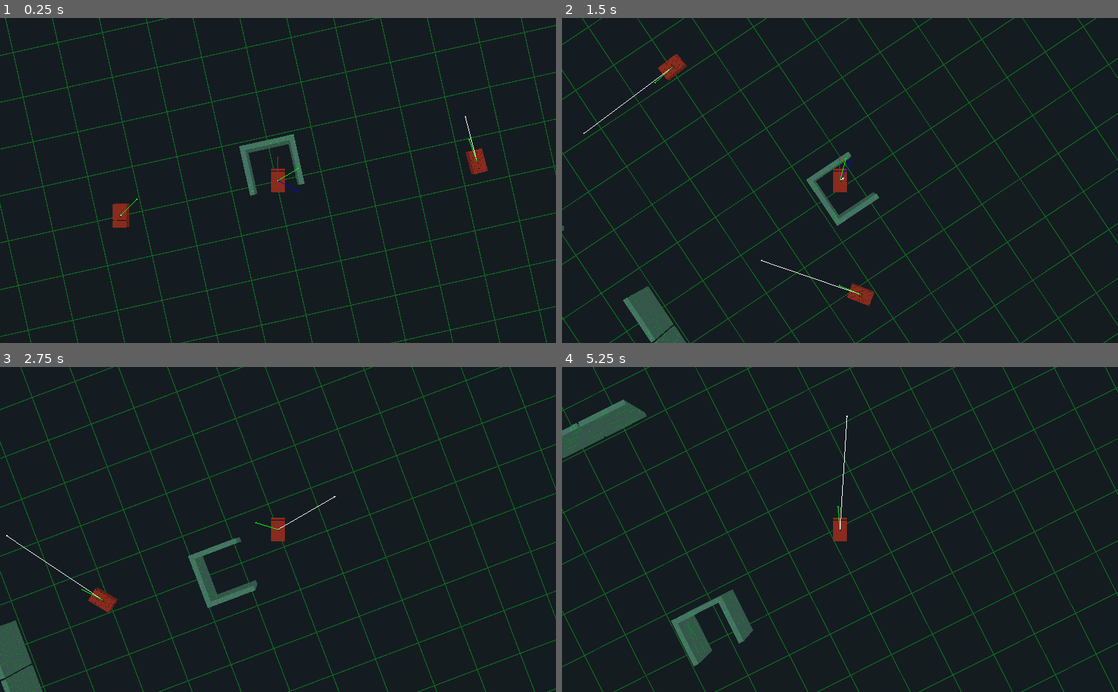
Above: before the commit, frames 1-4 (two rows, left to right).
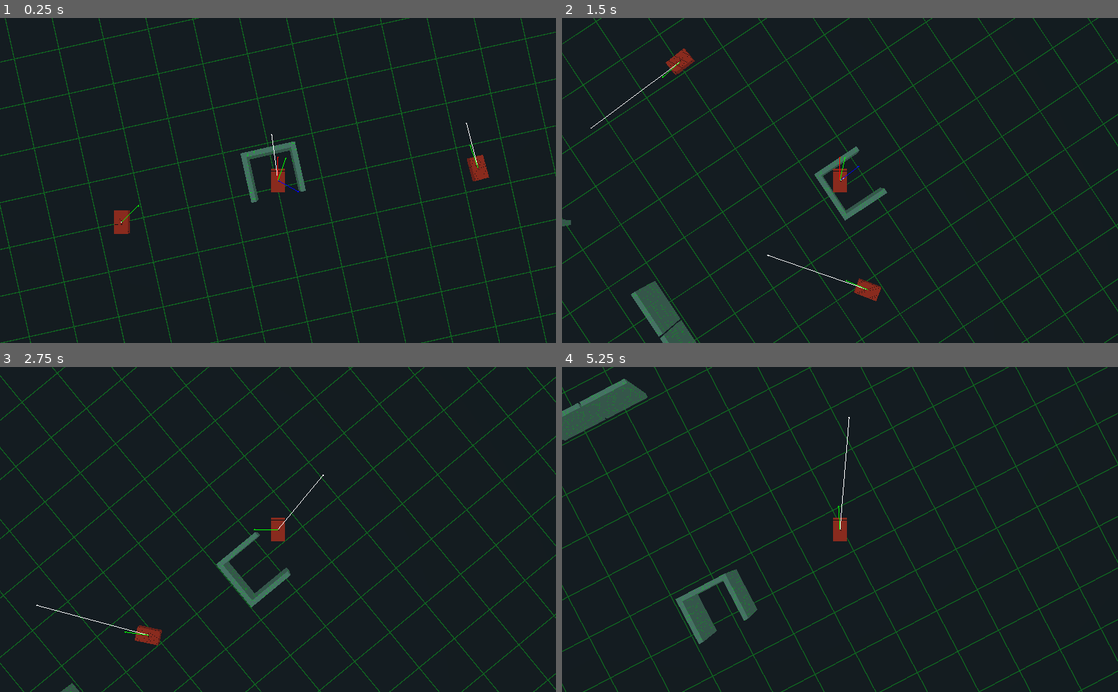
Above: after the commit, the same moments.

Repository: Kromey/spectre
Game: Godot game, scene res://TestScene.tscn
Same seed, same stepped clock (60 frames per second), same inputs: the game is played once before the commit and once after it. This scene is started directly instead of the project's main scene. The engine's default icon, where the game draws it, is replaced by a stand-in: a white triangle on a blue panel in a dark square.
Inputs:
- Up to frame 1 (0.25 s): no input
- Up to frame 2 (1.5 s): hold D (movement_right) 0.53-1.28 s; hold Space (action_shoot) 0.53-1.28 s; hold S (movement_backward) from 1.28 s (still down); tap Space (action_shoot) at 1.35 s
- Up to frame 3 (2.75 s): release S (movement_backward) at 2.03 s; hold D (movement_right) from 2.03 s (still down); hold Space (action_shoot) from 2.03 s (still down)
- Up to frame 4 (5.25 s): release D (movement_right) at 2.78 s; release Space (action_shoot) at 2.78 s; hold W (movement_forward) 2.78-3.53 s; tap Space (action_shoot) at 2.85, 4.35 s; hold Space (action_shoot) 3.53-4.28 s; hold A (movement_left) 3.53-5.03 s; hold S (movement_backward) from 5.03 s (still down); hold Space (action_shoot) from 5.03 s (still down)

The runs differ from the first frame. In frame 1, 5.9% of the frame differs, in the area x 0-100%, y 0-100%; in frame 2, 7.3%; in frame 3, 10%; in frame 4, 11%.

Commit message:
Give higher priority to "bumper" when steering

Diff:
--- a/tanks/TankNavigation.gd
+++ b/tanks/TankNavigation.gd
@@ -12,7 +12,7 @@
 	var intent = get_intent(target)
 	var bumper = get_bumper()
 
-	return (intent + bumper).normalized()
+	return (intent + bumper * 3).normalized()
 
 func get_intent(target):
 	var target_direction = _me.translation.direction_to(target.translation)
Not shown: 2 places in Main.tscn that only renumber resources
Not shown: 3 places in TestScene.tscn that only renumber resources
